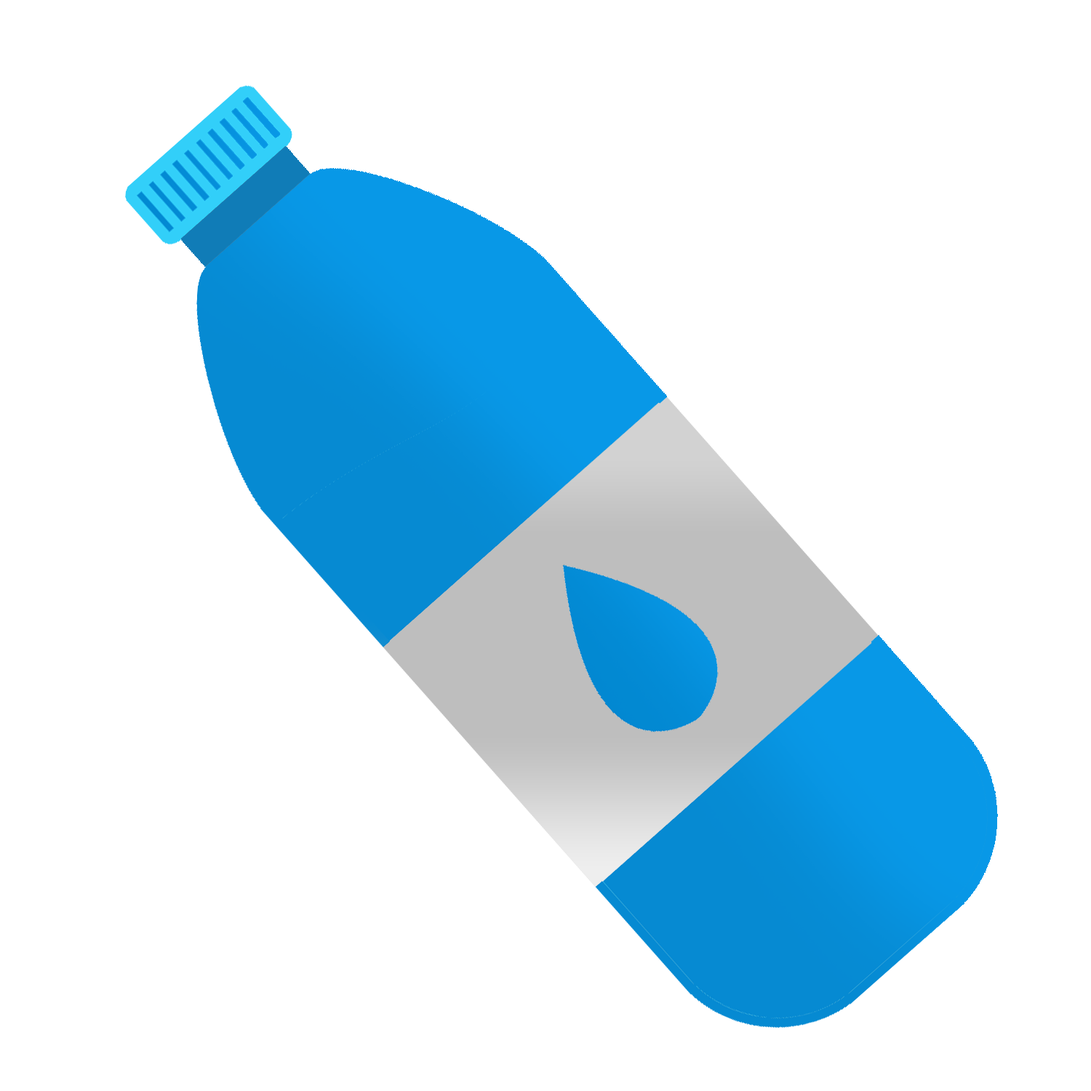
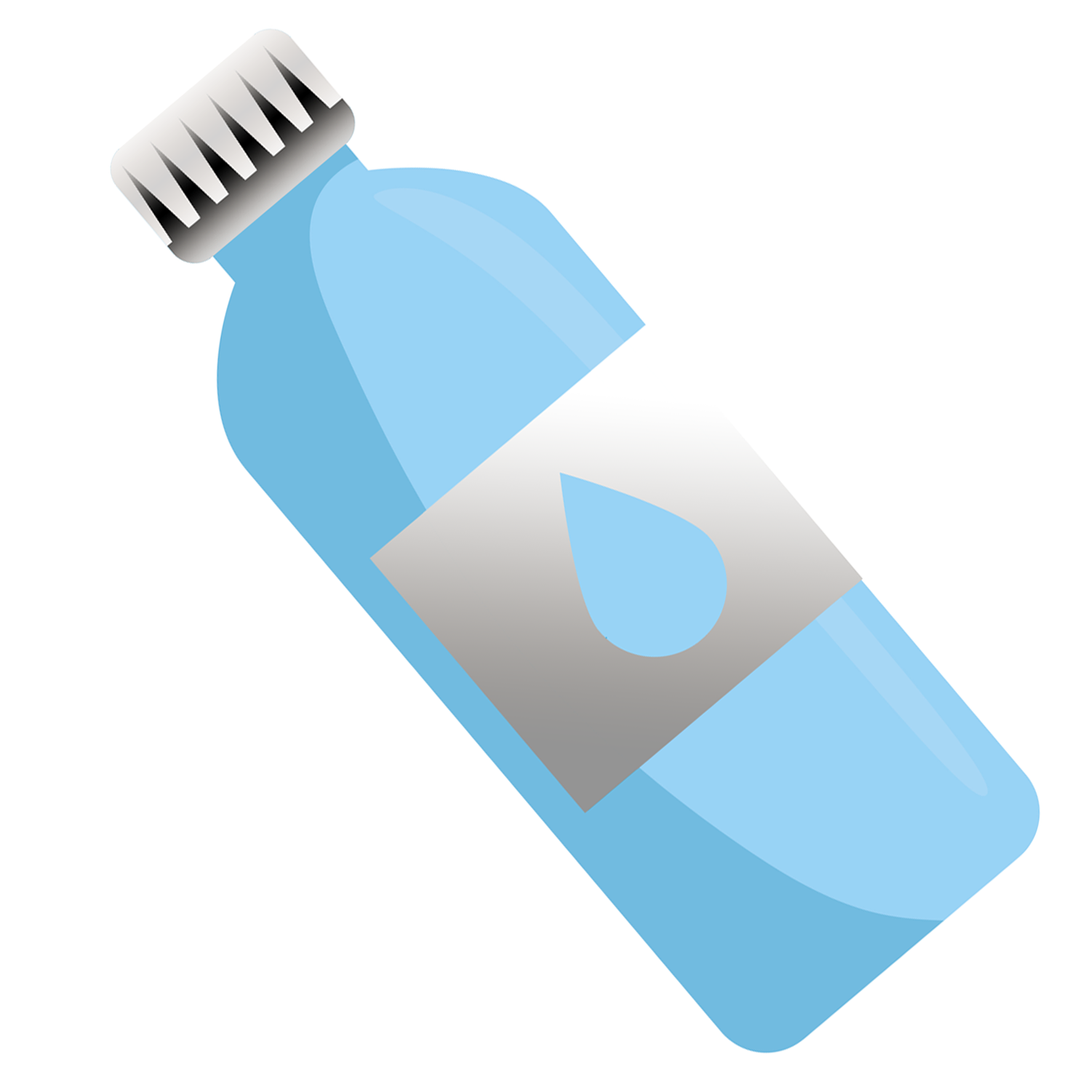
Before/after of a 1091 × 1091 layered artwork. What changed in the layer stack:
added layer "Warstwa 1" above "Health_(96)" over box(109, 27, 1042, 1055)
